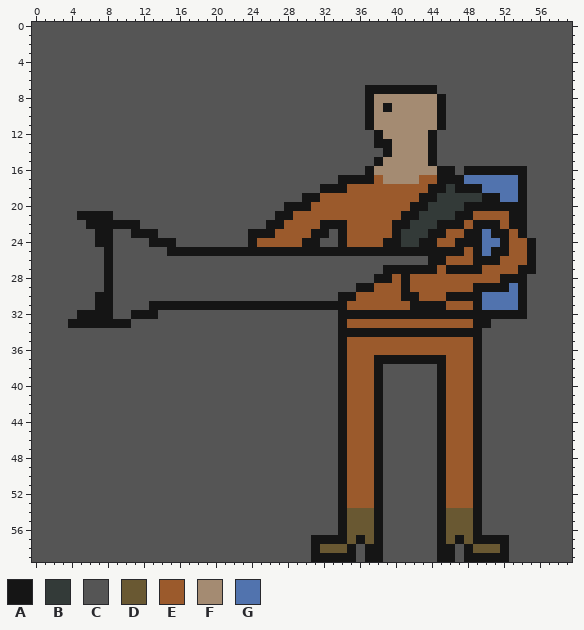
One commit to this pixel-art sprite: client/resources/enemy_character_facing_left_memory.png. Above: the version before the commit.
The file is 60x60 pixels. Colours within 5 levels of each other are drawn and written as one.
Palette (. is transparent): A #151515  B #333a38  C #555555  D #695832  E #9b5a2c  F #a48b72  G #5173ae
After:
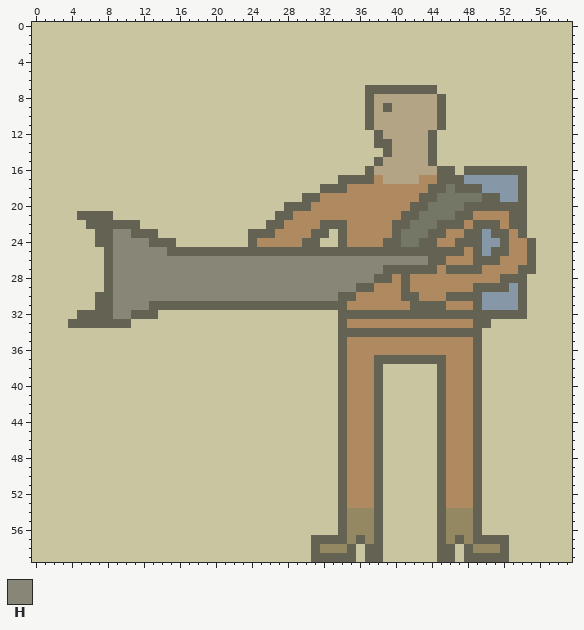
Colours new in this view: H #888676
The edit:
@@ palette @@
-A #151515
+A #646252
-B #333a38
+B #757766
-C #555555
+C #c9c5a0
-D #695832
+D #938862
-E #9b5a2c
+E #af895f
-F #a48b72
+F #b4a486
-G #5173ae
+G #8697a7
@@ x 7..45 @@
 22 AAAAACCCCCCCCCCCCCCAAEEEEAAAEEEEEAABBBA
-23 AACCAAACCCCCCCCCCAAAEEEEAACAEEEEEABBBAA
-24 AACCCCAAACCCCCCCCAEEEEEAACCAEEEEAABBAAE
-25 CACCCCCCAAAAAAAAAAAAAAAAAAAAAAAAAAAAAAA
-26 CACCCCCCCCCCCCCCCCCCCCCCCCCCCCCCCCCCCAA
-27 CACCCCCCCCCCCCCCCCCCCCCCCCCCCCCCAAAAAAE
-28 CACCCCCCCCCCCCCCCCCCCCCCCCCCCCCAAEAEEEE
-29 CACCCCCCCCCCCCCCCCCCCCCCCCCCCAAEEEAEEEE
-30 AACCCCCCCCCCCCCCCCCCCCCCCCCAAEEEEEAAEEE
-31 AACCCCAAAAAAAAAAAAAAAAAAAAAAEEEEEEEAAAA
-32 AACCAAACCCCCCCCCCCCCCCCCCCCAAAAAAAAAAAA
+23 AAHHAAACCCCCCCCCCAAAEEEEAACAEEEEEABBBAA
+24 AAHHHHAAACCCCCCCCAEEEEEAACCAEEEEAABBAAE
+25 CAHHHHHHAAAAAAAAAAAAAAAAAAAAAAAAAAAAAAA
+26 CAHHHHHHHHHHHHHHHHHHHHHHHHHHHHHHHHHHHAA
+27 CAHHHHHHHHHHHHHHHHHHHHHHHHHHHHHHAAAAAAE
+28 CAHHHHHHHHHHHHHHHHHHHHHHHHHHHHHAAEAEEEE
+29 CAHHHHHHHHHHHHHHHHHHHHHHHHHHHAAEEEAEEEE
+30 AAHHHHHHHHHHHHHHHHHHHHHHHHHAAEEEEEAAEEE
+31 AAHHHHAAAAAAAAAAAAAAAAAAAAAAEEEEEEEAAAA
+32 AAHHAAACCCCCCCCCCCCCCCCCCCCAAAAAAAAAAAA
 33 AAAACCCCCCCCCCCCCCCCCCCCCCCAEEEEEEEEEEE
Where, in picture pixels (left, top, right, bottom), the same in both pictures:
changed: (32, 22, 572, 562)
